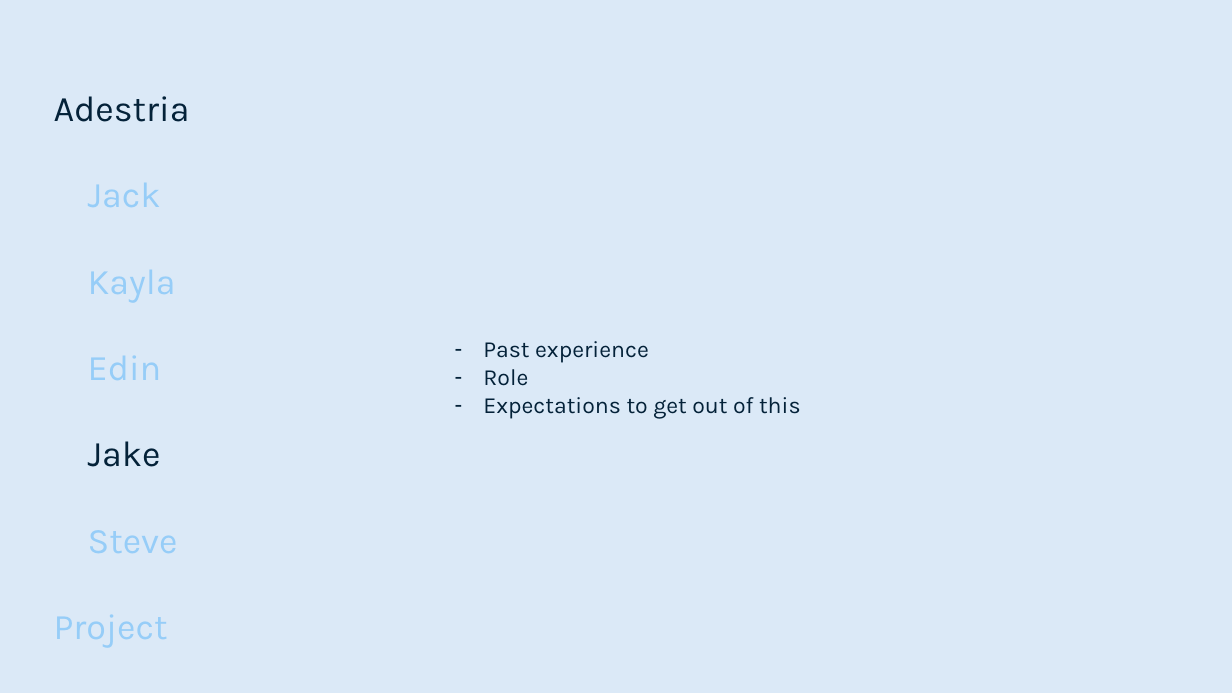
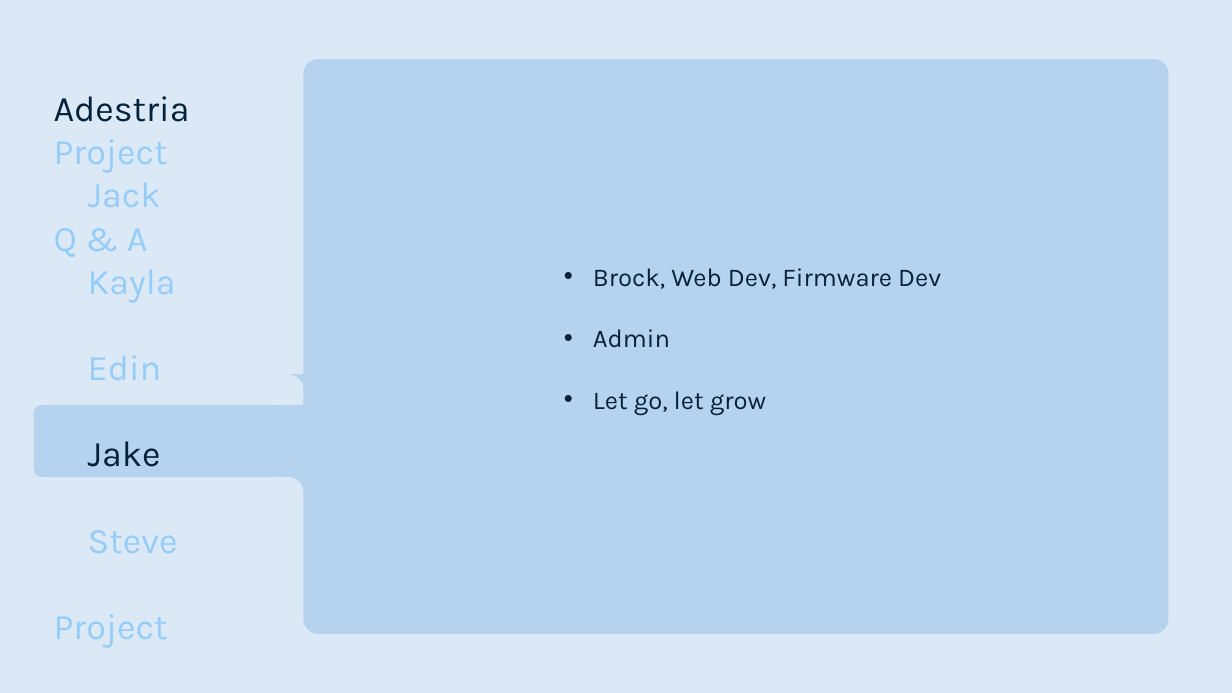
Before and after one commit to smutrux/prog1180, a slide deck: slide 8 of Deliverables/Presentation1.pptx. Drawn at 1232x693 pixels with LibreOffice and Linux fonts; fonts in the diff are those of the drawing. Boxes give left, top, right and bottom in pixels: in the first picture for what was removed or moved away, otherwise in the second. Text is boxed around its words. In the diff, an @@ line names an element or a change of style, - is before the commit and + after.

```diff
--- a/Deliverables/Presentation1.pptx
+++ b/Deliverables/Presentation1.pptx
@@ rounded rectangle added at [303, 59, 1168, 634], fill #B5D2EF @@
@@ text added at [54, 139, 168, 257], 28 pt, text #96CDF8 @@
+Project
+Q & A
@@ text at [593, 268, 941, 415]: text changed; size 18 to 20 pt @@
-– Past experience
-– Role
-– Expectations to get out of this
+• Brock, Web Dev, Firmware Dev
+• Admin
+• Let go, let grow
@@ group added at [33, 374, 324, 507]: 2 rectangles, 2 ellipses, 1 rounded rectangle @@
```
Also in this commit, not shown: 10 other slides changed, 1 slide added, 1 slide removed.
